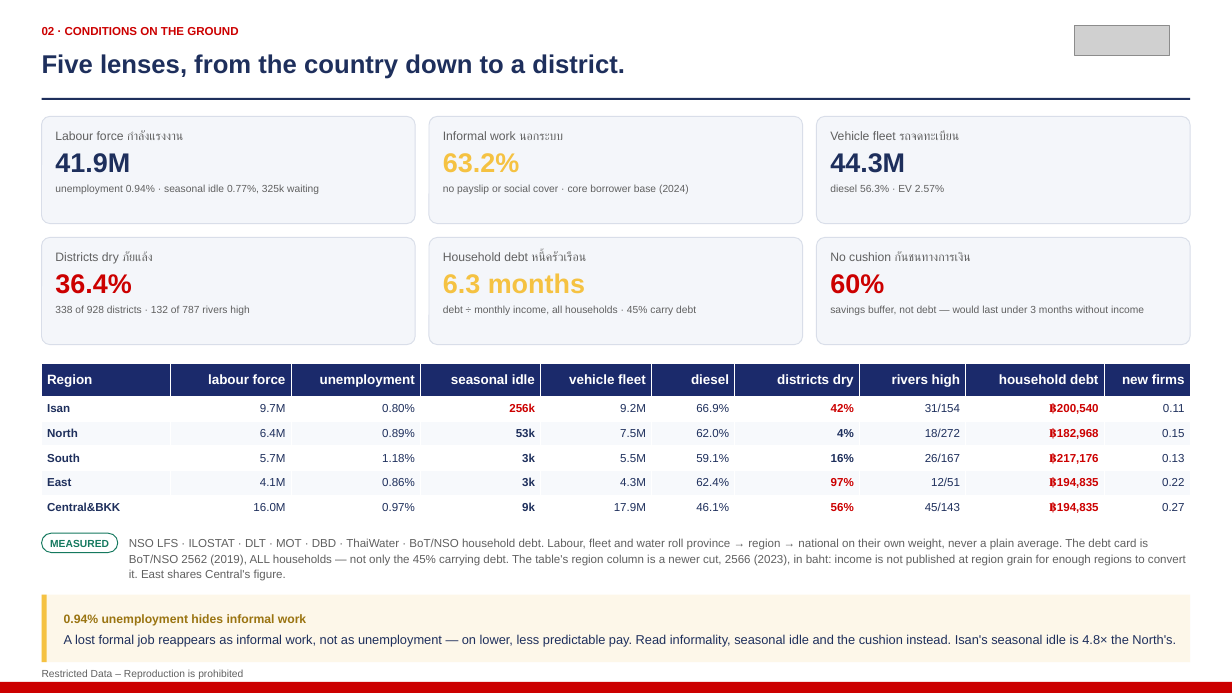
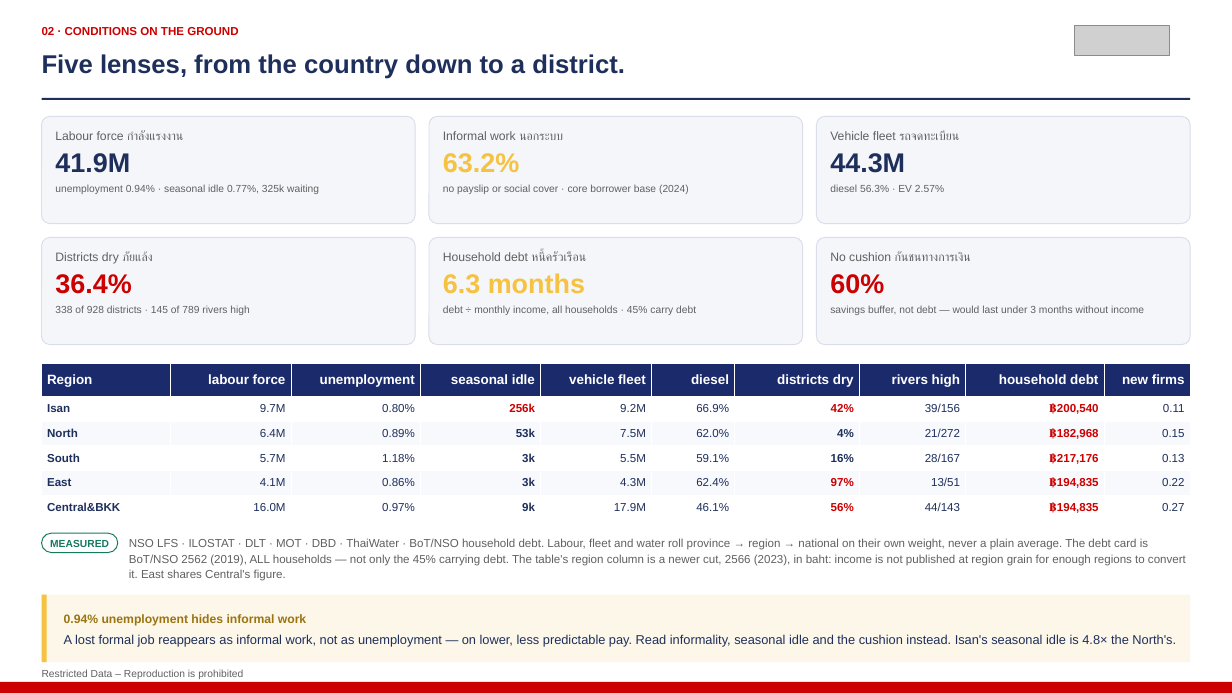
Before and after one commit to kaustavb2101/competitive-intel, a slide deck: slide 4 of docs/decks/mcom-2026-08-05-macro.pptx. Drawn at 1232x693 pixels with LibreOffice and Linux fonts; fonts in the diff are those of the drawing; grey boxes stand for pictures. Boxes give left, top, right and bottom in pixels: in the first picture for what was removed or moved away, otherwise in the second. Text is boxed around its words. In the diff, an @@ line names an element or a change of style, - is before the commit and + after.

```diff
--- a/docs/decks/mcom-2026-08-05-macro.pptx
+++ b/docs/decks/mcom-2026-08-05-macro.pptx
@@ text at [55, 305, 249, 315]: text changed @@
-338 of 928 districts · 132 of 787 rivers high
+338 of 928 districts · 145 of 789 rivers high
@@ table at [42, 363, 1190, 520] @@
-row 2, column 8: 31/154
+row 2, column 8: 39/156
-row 3, column 8: 18/272
+row 3, column 8: 21/272
-row 4, column 8: 26/167
+row 4, column 8: 28/167
-row 5, column 8: 12/51
+row 5, column 8: 13/51
-row 6, column 8: 45/143
+row 6, column 8: 44/143
```
Also in this commit, not shown: 2 other slides changed, 1 other file.
